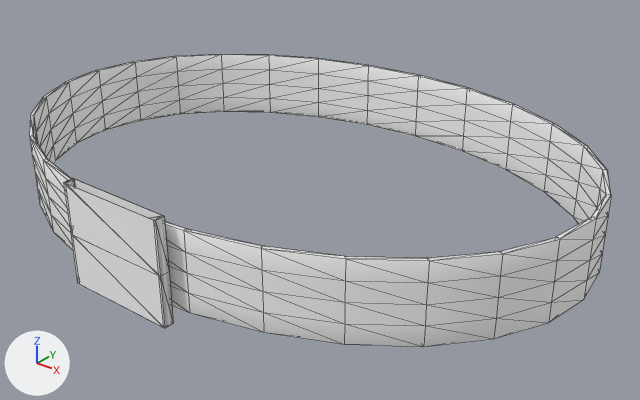
A saved change to the glTF model assets/templates/male/accessory_belt.glb.
One viewpoint serves both versions: a 50 mm camera at (0.282, -0.376, 1.25) aimed at (0.016, -0.043, 1.044). Lighting does not change. The marker at lower left points along +X, +Y and +Z. The first picture is the older version. Mesh edges are drawn as thin lines.

The first picture shows 'accessory_belt_male'.
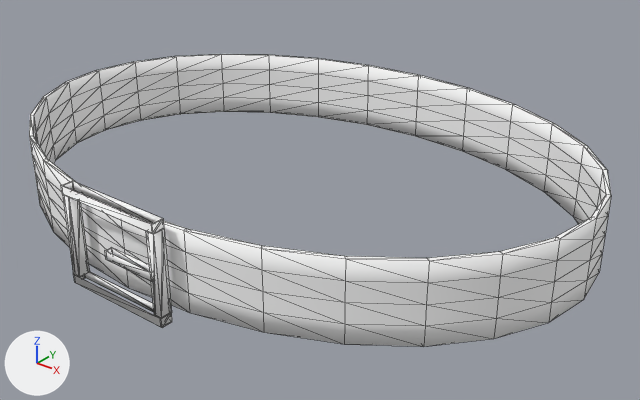
Where the change shows, as pixel boxes (x1, y1, x2, y2) in the pictures (640 x 400 px):
part 1 of me_accessory_belt_male, added
    after: (105, 247, 155, 282)
part 2 of me_accessory_belt_male, reshaped
    before: (64, 178, 173, 328)
    after: (61, 181, 172, 327)

Patch to the scene script:
```diff
--- a/assets/templates/male/accessory_belt.glb.py
+++ b/assets/templates/male/accessory_belt.glb.py
@@ me_accessory_belt_male @@
 # used by ob_accessory_belt_male; location = (0.0, 0.0, 0.0)
-me_accessory_belt_male.from_pydata(...)  # 304 vertices, 608 faces; spans x -0.165..0.165, y -0.167..0.077, z 1.034..1.086
+me_accessory_belt_male.from_pydata(...)  # 352 vertices, 720 faces; spans x -0.165..0.165, y -0.17..0.077, z 1.035..1.085
+# me_accessory_belt_male part 1: a new loose piece of 16 vertices spanning x -0.002..0.028, y -0.17..-0.166, z 1.058..1.062, in mat_accessory_belt_male_mat (white #ffffff)
+# me_accessory_belt_male part 2
+# 4 vertices are removed from x -0.03..0.03, y -0.167..-0.162, z 1.086
+# 40 faces are deleted
+# 4 vertices in x -0.03..0.03, y -0.167, z 1.06 move by (0.0, -0.002, 0.025)
+# 4 vertices in x -0.03..0.03, y -0.162, z 1.06 move by (0.0, -0.001, 0.025)
+# 4 vertices in x -0.03..0.03, y -0.167, z 1.034 move by (0.0, -0.002, 0.001)
+# 4 vertices in x -0.03..0.03, y -0.162, z 1.034 move by (0.0, -0.001, 0.001)
+# 4 vertices move from x -0.029..0.029, y -0.167..-0.162, z 1.086 to x -0.029..0.029, y -0.169..-0.163, z 1.081
+# 22 vertices are added at x -0.03..0.03, y -0.169..-0.163, z 1.039..1.081
+# 8 new vertices lie (0.0, 0.0, 0.004) away from vertices in x -0.03..0.03, y -0.167..-0.162, z 1.034
+# 6 new vertices lie (-0.005, 0.0, 0.0) away from vertices in x -0.025..0.03, y -0.169..-0.163, z 1.039..1.081
+# 120 new faces join them
 me_accessory_belt_male.materials.append(mat_accessory_belt_male_mat)
```
